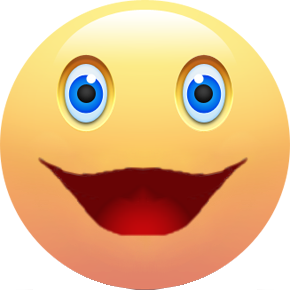
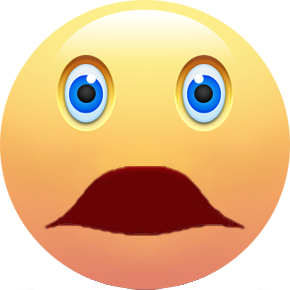
Layers edited between the first and the second 290×290 image:
hid "lips supper happy" over (37, 157, 249, 237)
showed "lips unhappy" over (44, 166, 246, 237)
added layer "face underwater" above "face org" over (37, 157, 249, 237)
renamed "face" to "face org", hid it over (37, 157, 249, 237)
